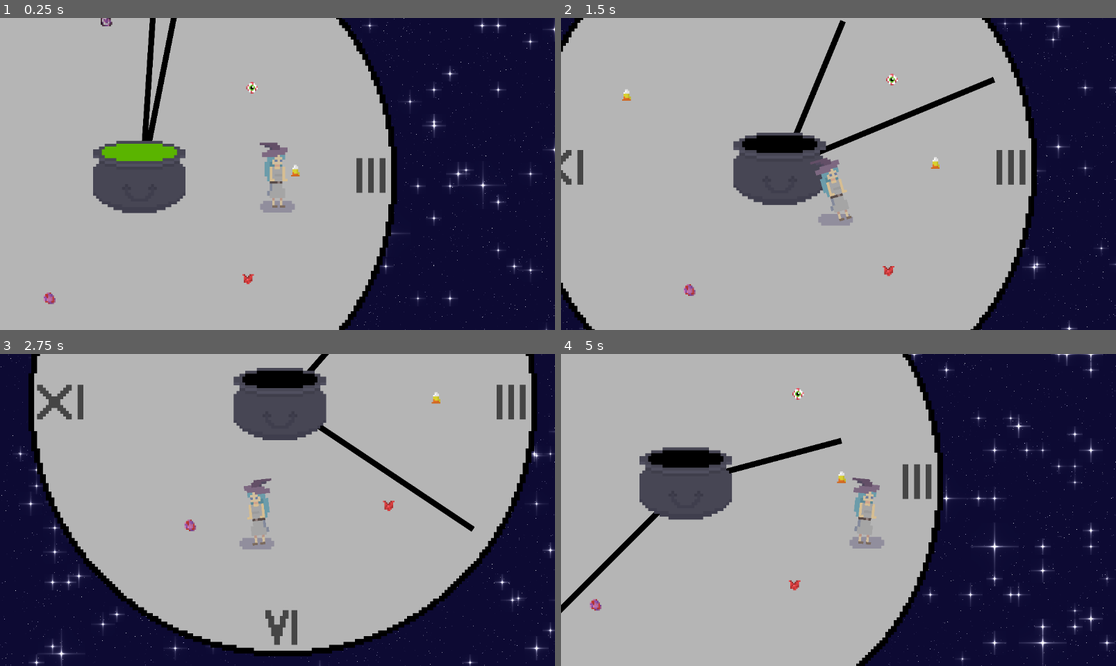
Above: before the commit, frames 1-4 (two rows, left to right).
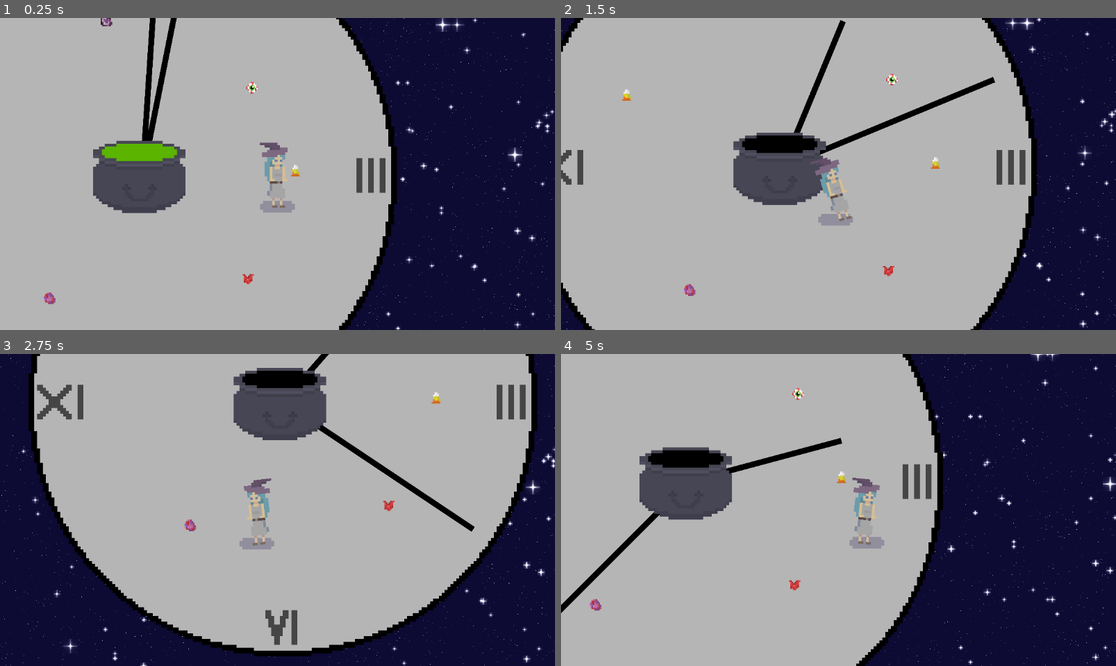
Above: after the commit, the same moments.

Repository: arrowira/miniJam189
Game: Godot game, scene res://Scenes/main.tscn
Same seed, same stepped clock (60 frames per second), same inputs: the game is played once before the commit and once after it.
Inputs:
- Up to frame 1 (0.25 s): no input
- Up to frame 2 (1.5 s): hold A (right) 0.53-1.28 s; tap Space (jump) at 0.77 s; hold S (down) from 1.28 s (still down)
- Up to frame 3 (2.75 s): tap Space (jump) at 1.52 s; release S (down) at 2.03 s; hold A (right) from 2.03 s (still down)
- Up to frame 4 (5 s): release A (right) at 2.78 s; hold W (up) 2.78-3.53 s; tap Space (jump) at 3.02, 3.77, 4.52 s; hold D (left) from 3.53 s (still down)

The runs differ from the first frame. In frame 1, 1.1% of the frame differs, in the area x 65-100%, y 0-100%; in frame 2, 0.6%; in frame 3, 1.0%; in frame 4, 1.5%, in the area x 62-100%, y 0-100%.
Error in both runs: Invalid assignment of property or key 'color' with value of type 'Nil' on a base object of type 'Polygon2D'. (res://Scripts/cauldron.gd:11)

Commit message:
background fix

Diff:
--- a/minijam189/Scenes/background.tscn
+++ b/minijam189/Scenes/background.tscn
@@ -4,10 +4,10 @@
 
 [sub_resource type="ShaderMaterial" id="ShaderMaterial_xvq6p"]
 shader = ExtResource("1_qgdcf")
-shader_parameter/horizontalMovement = 1.9
+shader_parameter/horizontalMovement = -0.5
 shader_parameter/verticalMovement = 0.1
-shader_parameter/frequencyStar = 0.1
-shader_parameter/sizeStar = 100.0
+shader_parameter/frequencyStar = 0.01
+shader_parameter/sizeStar = 30.0
 shader_parameter/brightnessStar = 3.0
 shader_parameter/shineFrequencyStar = 8.0
 shader_parameter/transparencyStar = 0.0
--- a/minijam189/Scenes/clock.tscn
+++ b/minijam189/Scenes/clock.tscn
@@ -1,12 +1,15 @@
-[gd_scene load_steps=6 format=3 uid="uid://cgwo618sggyid"]
+[gd_scene load_steps=7 format=3 uid="uid://cgwo618sggyid"]
 
 [ext_resource type="Texture2D" uid="uid://c12x7pfthy2tx" path="res://sprites/clock-1.png.png" id="1_vav08"]
 [ext_resource type="Script" path="res://Scripts/clockMovement.gd" id="3_0b6dg"]
 [ext_resource type="Texture2D" uid="uid://drro8gtu0bxxv" path="res://sprites/littleHand-1.png.png" id="3_ufrr4"]
 [ext_resource type="Texture2D" uid="uid://dof5n7x2mvk71" path="res://sprites/bigHand-1.png.png" id="4_whh6e"]
 
-[sub_resource type="RectangleShape2D" id="RectangleShape2D_mvik4"]
-size = Vector2(41.5, 1179)
+[sub_resource type="RectangleShape2D" id="RectangleShape2D_y78oi"]
+size = Vector2(38, 1082)
+
+[sub_resource type="RectangleShape2D" id="RectangleShape2D_ctcm2"]
+size = Vector2(39, 1596)
 
 [node name="Node2D" type="Node2D"]
 
@@ -21,11 +24,11 @@
 position = Vector2(0, -794)
 texture = ExtResource("3_ufrr4")
 
-[node name="StaticBody2D" type="StaticBody2D" parent="littleHand"]
+[node name="Area2D" type="Area2D" parent="littleHand"]
 
-[node name="CollisionShape2D" type="CollisionShape2D" parent="littleHand/StaticBody2D"]
-position = Vector2(1.5, -492)
-shape = SubResource("RectangleShape2D_mvik4")
+[node name="CollisionShape2D" type="CollisionShape2D" parent="littleHand/Area2D"]
+position = Vector2(1, -531)
+shape = SubResource("RectangleShape2D_y78oi")
 
 [node name="bigHand" type="Node2D" parent="."]
 script = ExtResource("3_0b6dg")
@@ -35,8 +38,8 @@
 position = Vector2(0, -784)
 texture = ExtResource("4_whh6e")
 
-[node name="StaticBody2D" type="StaticBody2D" parent="bigHand"]
+[node name="Area2D" type="Area2D" parent="bigHand"]
 
-[node name="CollisionShape2D" type="CollisionShape2D" parent="bigHand/StaticBody2D"]
-position = Vector2(-5.25, -765.5)
-shape = SubResource("RectangleShape2D_mvik4")
+[node name="CollisionShape2D" type="CollisionShape2D" parent="bigHand/Area2D"]
+position = Vector2(0.5, -788)
+shape = SubResource("RectangleShape2D_ctcm2")
